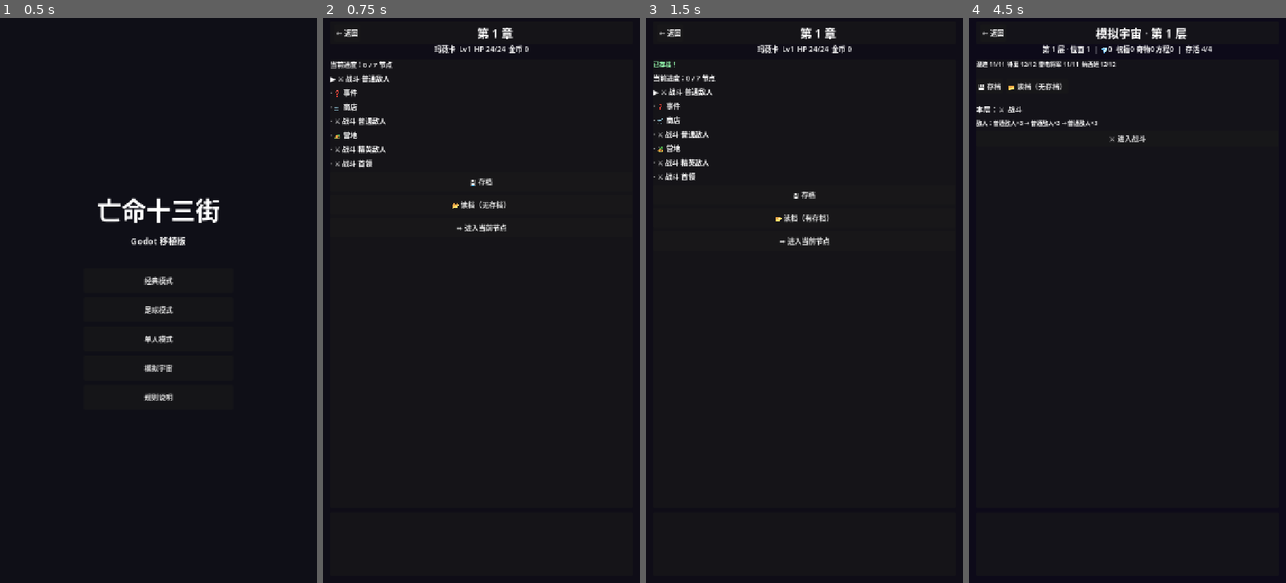
Above: before the commit, frames 1-4 (left to right).
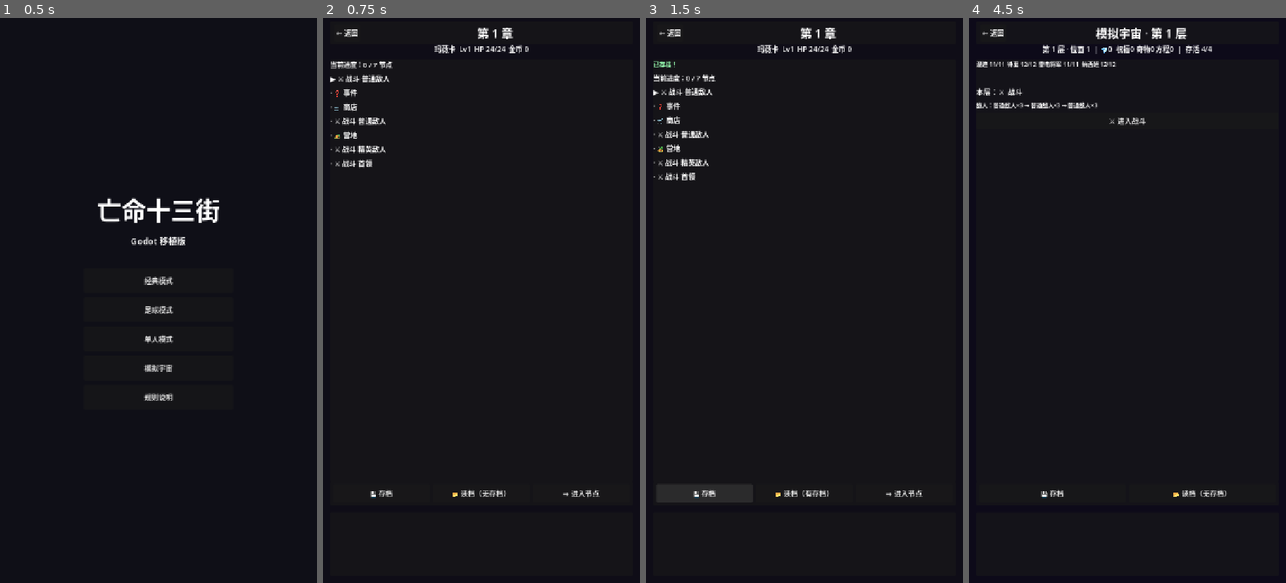
Above: after the commit, the same moments.

Repository: dead13game/dead13
Game: Godot game, scene res://scenes/main_menu.tscn
Same seed, same stepped clock (60 frames per second), same inputs: the game is played once before the commit and once after it. Sound files missing from this copy of the repository are replaced by a short silence.
Inputs:
- Up to frame 1 (0.5 s): no input
- Up to frame 2 (0.75 s): click "单人模式" at 0.5 s
- Up to frame 3 (1.5 s): click "💾 存档" at 1.25 s
- Up to frame 4 (4.5 s): click "📂 读档（有存档）" at 2 s; click "➡️ 进入当前节点" (after the commit: "➡️ 进入节点") at 2.75 s; click "← 返回" at 3.5 s; click "模拟宇宙" at 4.25 s

Frame 1 is identical in both runs. In frame 2, 0.6% of the frame differs, in the area x 14-88%, y 28-85%; in frame 3, 0.7%; in frame 4, 1.3%, in the area x 2-82%, y 11-85%.

Commit message:
固定操作按钮场景化: solo/uni 地图操作栏 ActionBar 区块
- solo_shell.tscn + uni_shell.tscn 底部加 ActionBar 固定区块
  (存/读档/进入节点/属性点按钮, 区块级绝对定位, 编辑器可拖)
- ContentPanel 底部让位至 -230, ActionBar -230~-176, LogPanel 不变
- solo_shell.gd: _bind_action_bar + 地图界面显示/其他视图隐藏;
  属性点按钮条件显隐; 场景无 ActionBar 时动态按钮兜底
- uni_shell.gd: 存读档从动态 save_row 移到 ActionBar, 同显隐逻辑
- 测试: solo/uni/uni_ui PASS + 场景 % 引用检查 PASS

Diff:
--- a/godot/scenes/simuniverse/uni_shell.tscn
+++ b/godot/scenes/simuniverse/uni_shell.tscn
@@ -74,7 +74,7 @@
 offset_left = 16
 offset_top = 94
 offset_right = -16
-offset_bottom = -170
+offset_bottom = -230
 grow_horizontal = 2
 grow_vertical = 2
 
@@ -86,6 +86,43 @@
 layout_mode = 2
 theme_override_constants/separation = 8
 size_flags_horizontal = 3
+
+[node name="ActionBar" type="PanelContainer" parent="."]
+unique_name_in_owner = true
+layout_mode = 1
+anchors_preset = 12
+anchor_top = 1.0
+anchor_right = 1.0
+anchor_bottom = 1.0
+offset_left = 16
+offset_top = -230
+offset_right = -16
+offset_bottom = -176
+grow_horizontal = 2
+grow_vertical = 0
+
+[node name="BarMargin" type="MarginContainer" parent="ActionBar"]
+layout_mode = 2
+theme_override_constants/margin_left = 8
+theme_override_constants/margin_top = 6
+theme_override_constants/margin_right = 8
+theme_override_constants/margin_bottom = 6
+
+[node name="BarRow" type="HBoxContainer" parent="ActionBar/BarMargin"]
+layout_mode = 2
+theme_override_constants/separation = 8
+
+[node name="SaveBtn" type="Button" parent="ActionBar/BarMargin/BarRow"]
+unique_name_in_owner = true
+layout_mode = 2
+size_flags_horizontal = 3
+text = "💾 存档"
+
+[node name="LoadBtn" type="Button" parent="ActionBar/BarMargin/BarRow"]
+unique_name_in_owner = true
+layout_mode = 2
+size_flags_horizontal = 3
+text = "📂 读档"
 
 [node name="LogPanel" type="PanelContainer" parent="."]
 unique_name_in_owner = true
--- a/godot/scenes/solo/solo_shell.tscn
+++ b/godot/scenes/solo/solo_shell.tscn
@@ -74,7 +74,7 @@
 offset_left = 16
 offset_top = 94
 offset_right = -16
-offset_bottom = -170
+offset_bottom = -230
 grow_horizontal = 2
 grow_vertical = 2
 
@@ -86,6 +86,56 @@
 layout_mode = 2
 theme_override_constants/separation = 8
 size_flags_horizontal = 3
+
+[node name="ActionBar" type="PanelContainer" parent="."]
+unique_name_in_owner = true
+layout_mode = 1
+anchors_preset = 12
+anchor_top = 1.0
+anchor_right = 1.0
+anchor_bottom = 1.0
+offset_left = 16
+offset_top = -230
+offset_right = -16
+offset_bottom = -176
+grow_horizontal = 2
+grow_vertical = 0
+
+[node name="BarMargin" type="MarginContainer" parent="ActionBar"]
+layout_mode = 2
+theme_override_constants/margin_left = 8
+theme_override_constants/margin_top = 6
+theme_override_constants/margin_right = 8
+theme_override_constants/margin_bottom = 6
+
+[node name="BarRow" type="HBoxContainer" parent="ActionBar/BarMargin"]
+layout_mode = 2
+theme_override_constants/separation = 8
+
+[node name="AttrBtn" type="Button" parent="ActionBar/BarMargin/BarRow"]
+unique_name_in_owner = true
+layout_mode = 2
+size_flags_horizontal = 3
+text = "⬆ 属性点"
+visible = false
+
+[node name="SaveBtn" type="Button" parent="ActionBar/BarMargin/BarRow"]
+unique_name_in_owner = true
+layout_mode = 2
+size_flags_horizontal = 3
+text = "💾 存档"
+
+[node name="LoadBtn" type="Button" parent="ActionBar/BarMargin/BarRow"]
+unique_name_in_owner = true
+layout_mode = 2
+size_flags_horizontal = 3
+text = "📂 读档"
+
+[node name="NodeBtn" type="Button" parent="ActionBar/BarMargin/BarRow"]
+unique_name_in_owner = true
+layout_mode = 2
+size_flags_horizontal = 3
+text = "➡️ 进入节点"
 
 [node name="LogPanel" type="PanelContainer" parent="."]
 unique_name_in_owner = true
--- a/godot/scripts/ui/solo_shell.gd
+++ b/godot/scripts/ui/solo_shell.gd
@@ -24,6 +24,11 @@
 @onready var _player_label: Label = %PlayerLabel
 @onready var _content: VBoxContainer = %ContentBox
 @onready var _log_box: VBoxContainer = %LogBox
+@onready var _action_bar: PanelContainer = %ActionBar
+@onready var _attr_btn: Button = %AttrBtn
+@onready var _save_btn: Button = %SaveBtn
+@onready var _load_btn: Button = %LoadBtn
+@onready var _node_btn: Button = %NodeBtn
 
 func _ready() -> void:
 	if GameManager.solo_state.is_empty():
@@ -32,6 +37,7 @@
 	AudioManager.play_bgm("battle1")
 	_ensure_nodes()
 	_bind_back()
+	_bind_action_bar()
 	_refresh_log()
 	_show_map()
 
@@ -47,6 +53,40 @@
 func _on_back() -> void:
 	GameManager.solo_state = {}
 	get_tree().change_scene_to_file("res://scenes/main_menu.tscn")
+
+## 绑定地图操作栏按钮（场景缺 ActionBar 时 _show_map 用动态按钮兜底）
+func _bind_action_bar() -> void:
+	if _action_bar == null:
+		return
+	if _attr_btn == null:
+		_attr_btn = Button.new()
+		_attr_btn.text = "⬆ 属性点"
+		_action_bar.add_child(_attr_btn)
+	if _save_btn == null:
+		_save_btn = Button.new()
+		_save_btn.text = "💾 存档"
+		_action_bar.add_child(_save_btn)
+	if _load_btn == null:
+		_load_btn = Button.new()
+		_load_btn.text = "📂 读档"
+		_action_bar.add_child(_load_btn)
+	if _node_btn == null:
+		_node_btn = Button.new()
+		_node_btn.text = "➡️ 进入节点"
+		_action_bar.add_child(_node_btn)
+	if not _attr_btn.pressed.is_connected(_show_attr):
+		_attr_btn.pressed.connect(_show_attr)
+	if not _save_btn.pressed.is_connected(_on_save):
+		_save_btn.pressed.connect(_on_save)
+	if not _load_btn.pressed.is_connected(_on_load):
+		_load_btn.pressed.connect(_on_load)
+	if not _node_btn.pressed.is_connected(_enter_node):
+		_node_btn.pressed.connect(_enter_node)
+
+## 地图操作栏显隐（仅地图界面显示）
+func _set_action_bar(v: bool) -> void:
+	if _action_bar != null:
+		_action_bar.visible = v
 
 ## 场景节点缺失时降级：代码兜底创建（编辑器里搭一半也能跑）
 func _ensure_nodes() -> void:
@@ -124,6 +164,7 @@
 	_title.text = "%s" % _s.get("chapterTitle", "第 1 章")
 	_refresh_player()
 	_clear_content()
+	_set_action_bar(true)
 
 	if not _msg.is_empty():
 		var msg_label := Label.new()
@@ -158,14 +199,19 @@
 		return
 
 	var p: Dictionary = _s["player"]
-	if int(p.get("pendingAttrPoints", 0)) > 0:
-		_add_button("⬆ 分配属性点（%d）" % p["pendingAttrPoints"], _show_attr)
-
-	# 存档 / 读档
-	_add_button("💾 存档", _on_save)
-	_add_button("📂 读档（%s）" % ("有存档" if SaveManager.has("solo") else "无存档"), _on_load)
-
-	_add_button("➡️ 进入当前节点", _enter_node)
+	if _action_bar == null:
+		# 场景无 ActionBar 时：动态按钮兜底（编辑器搭一半也能跑）
+		if int(p.get("pendingAttrPoints", 0)) > 0:
+			_add_button("⬆ 分配属性点（%d）" % p["pendingAttrPoints"], _show_attr)
+		_add_button("💾 存档", _on_save)
+		_add_button("📂 读档（%s）" % ("有存档" if SaveManager.has("solo") else "无存档"), _on_load)
+		_add_button("➡️ 进入当前节点", _enter_node)
+	else:
+		# 场景 ActionBar：属性点按钮条件显隐 + 读档按钮文本更新
+		_attr_btn.visible = int(p.get("pendingAttrPoints", 0)) > 0
+		if _attr_btn.visible:
+			_attr_btn.text = "⬆ 属性点（%d）" % p["pendingAttrPoints"]
+		_load_btn.text = "📂 读档（%s）" % ("有存档" if SaveManager.has("solo") else "无存档")
 
 ## 存档（单人爬塔）
 func _on_save() -> void:
@@ -219,6 +265,7 @@
 
 func _show_battle() -> void:
 	_view = "battle"
+	_set_action_bar(false)
 	var c: Dictionary = _s.get("combat", {})
 	if c.is_empty():
 		_finish_node()
@@ -337,6 +384,7 @@
 ## 战斗胜利 → 奖励 + 卡牌3选1
 func _show_reward() -> void:
 	_view = "reward"
+	_set_action_bar(false)
 	var c: Dictionary = _s.get("combat", {})
 	_title.text = "🎉 战斗胜利！"
 	_refresh_player()
@@ -393,6 +441,7 @@
 
 func _show_event() -> void:
 	_view = "event"
+	_set_action_bar(false)
 	var node: Dictionary = GameSolo.get_current_node(_s)
 	var event_id: String = String(node.get("eventId", "hunter"))
 	var ev: Dictionary = GameSoloEvents.SOLO_EVENTS.get(event_id, {})
@@ -429,6 +478,7 @@
 
 func _show_event_result(note: String) -> void:
 	_view = "event"
+	_set_action_bar(false)
 	_title.text = "事件结果"
 	_clear_content()
 	_add_label(note, 16)
@@ -441,6 +491,7 @@
 
 func _show_shop() -> void:
 	_view = "shop"
+	_set_action_bar(false)
 	_title.text = "🛒 商店"
 	_refresh_player()
 	_clear_content()
@@ -490,6 +541,7 @@
 
 func _show_camp() -> void:
 	_view = "camp"
+	_set_action_bar(false)
 	_title.text = "🏕️ 营地"
 	_refresh_player()
 	_clear_content()
@@ -529,6 +581,7 @@
 
 func _show_attr() -> void:
 	_view = "attr"
+	_set_action_bar(false)
 	_title.text = "⬆ 属性分配"
 	_refresh_player()
 	_clear_content()
@@ -551,6 +604,7 @@
 
 func _show_end() -> void:
 	_view = "end"
+	_set_action_bar(false)
 	_refresh_player()
 	_clear_content()
 	var end_label := Label.new()
--- a/godot/scripts/ui/uni_shell.gd
+++ b/godot/scripts/ui/uni_shell.gd
@@ -26,12 +26,16 @@
 @onready var _status_label: Label = %StatusLabel
 @onready var _content: VBoxContainer = %ContentBox
 @onready var _log_box: VBoxContainer = %LogBox
+@onready var _action_bar: PanelContainer = %ActionBar
+@onready var _save_btn: Button = %SaveBtn
+@onready var _load_btn: Button = %LoadBtn
 
 func _ready() -> void:
 	_s = GameManager.uni_state
 	AudioManager.play_bgm("battle1")
 	_ensure_nodes()
 	_bind_back()
+	_bind_action_bar()
 	_refresh_log()
 	_show_map()
 
@@ -73,6 +77,28 @@
 	GameManager.uni_state = {}
 	get_tree().change_scene_to_file("res://scenes/main_menu.tscn")
 
+## 绑定地图操作栏按钮（场景缺 ActionBar 时 _show_map 用动态按钮兜底）
+func _bind_action_bar() -> void:
+	if _action_bar == null:
+		return
+	if _save_btn == null:
+		_save_btn = Button.new()
+		_save_btn.text = "💾 存档"
+		_action_bar.add_child(_save_btn)
+	if _load_btn == null:
+		_load_btn = Button.new()
+		_load_btn.text = "📂 读档"
+		_action_bar.add_child(_load_btn)
+	if not _save_btn.pressed.is_connected(_on_save):
+		_save_btn.pressed.connect(_on_save)
+	if not _load_btn.pressed.is_connected(_on_load):
+		_load_btn.pressed.connect(_on_load)
+
+## 地图操作栏显隐（仅地图界面显示）
+func _set_action_bar(v: bool) -> void:
+	if _action_bar != null:
+		_action_bar.visible = v
+
 # ===== 刷新 =====
 
 func _refresh_status() -> void:
@@ -136,6 +162,7 @@
 	_title.text = "模拟宇宙 · 第 %d 层" % _s.get("floor", 1)
 	_refresh_status()
 	_clear_content()
+	_set_action_bar(true)
 	if not _msg.is_empty():
 		_add_label(_msg, 13)
 		_msg = ""
@@ -147,18 +174,21 @@
 	_add_label(_team_line(), 13)
 	_add_label("", 6)
 
-	# 存档 / 读档（常驻）
-	var save_row := HBoxContainer.new()
-	save_row.add_theme_constant_override("separation", 8)
-	_content.add_child(save_row)
-	var save_btn := Button.new()
-	save_btn.text = "💾 存档"
-	save_btn.pressed.connect(_on_save)
-	save_row.add_child(save_btn)
-	var load_btn := Button.new()
-	load_btn.text = "📂 读档（%s）" % ("有存档" if SaveManager.has("uni") else "无存档")
-	load_btn.pressed.connect(_on_load)
-	save_row.add_child(load_btn)
+	# 存档 / 读档（常驻）：场景有 ActionBar 用固定栏，否则动态兜底
+	if _action_bar == null:
+		var save_row := HBoxContainer.new()
+		save_row.add_theme_constant_override("separation", 8)
+		_content.add_child(save_row)
+		var save_btn := Button.new()
+		save_btn.text = "💾 存档"
+		save_btn.pressed.connect(_on_save)
+		save_row.add_child(save_btn)
+		var load_btn := Button.new()
+		load_btn.text = "📂 读档（%s）" % ("有存档" if SaveManager.has("uni") else "无存档")
+		load_btn.pressed.connect(_on_load)
+		save_row.add_child(load_btn)
+	else:
+		_load_btn.text = "📂 读档（%s）" % ("有存档" if SaveManager.has("uni") else "无存档")
 	_add_label("", 4)
 
 	# 待选祝福优先
@@ -276,6 +306,7 @@
 
 func _show_blessing() -> void:
 	_view = "blessing"
+	_set_action_bar(false)
 	_title.text = "🎁 祝福三选一"
 	_refresh_status()
 	_clear_content()
@@ -304,6 +335,7 @@
 
 func _show_battle() -> void:
 	_view = "battle"
+	_set_action_bar(false)
 	_refresh_status()
 	_clear_content()
 	var c: Dictionary = _s.get("combat", {})
@@ -533,6 +565,7 @@
 
 func _show_event(event_id: String, desc_line: String = "") -> void:
 	_view = "event"
+	_set_action_bar(false)
 	var ev: Variant = UniEvents.get_event_def(event_id)
 	if ev == null:
 		_finish_region()
@@ -577,6 +610,7 @@
 
 func _show_event_result(note: String, event_id: String) -> void:
 	_view = "event"
+	_set_action_bar(false)
 	_title.text = "事件结果"
 	_clear_content()
 	_add_label(note, 16)
@@ -597,6 +631,7 @@
 
 func _show_shop() -> void:
 	_view = "shop"
+	_set_action_bar(false)
 	_title.text = "🛒 商店"
 	_refresh_status()
 	_clear_content()
@@ -670,6 +705,7 @@
 
 func _show_workbench() -> void:
 	_view = "workbench"
+	_set_action_bar(false)
 	_title.text = "🔧 造物调试台（热量 %d）" % _s.get("heat", 0)
 	_refresh_status()
 	_clear_content()
@@ -726,6 +762,7 @@
 
 func _show_rest() -> void:
 	_view = "rest"
+	_set_action_bar(false)
 	_title.text = "🏕️ 休整"
 	_refresh_status()
 	_clear_content()
@@ -771,6 +808,7 @@
 
 func _show_end() -> void:
 	_view = "end"
+	_set_action_bar(false)
 	_title.text = "💀 模拟宇宙终局"
 	_refresh_status()
 	_clear_content()
